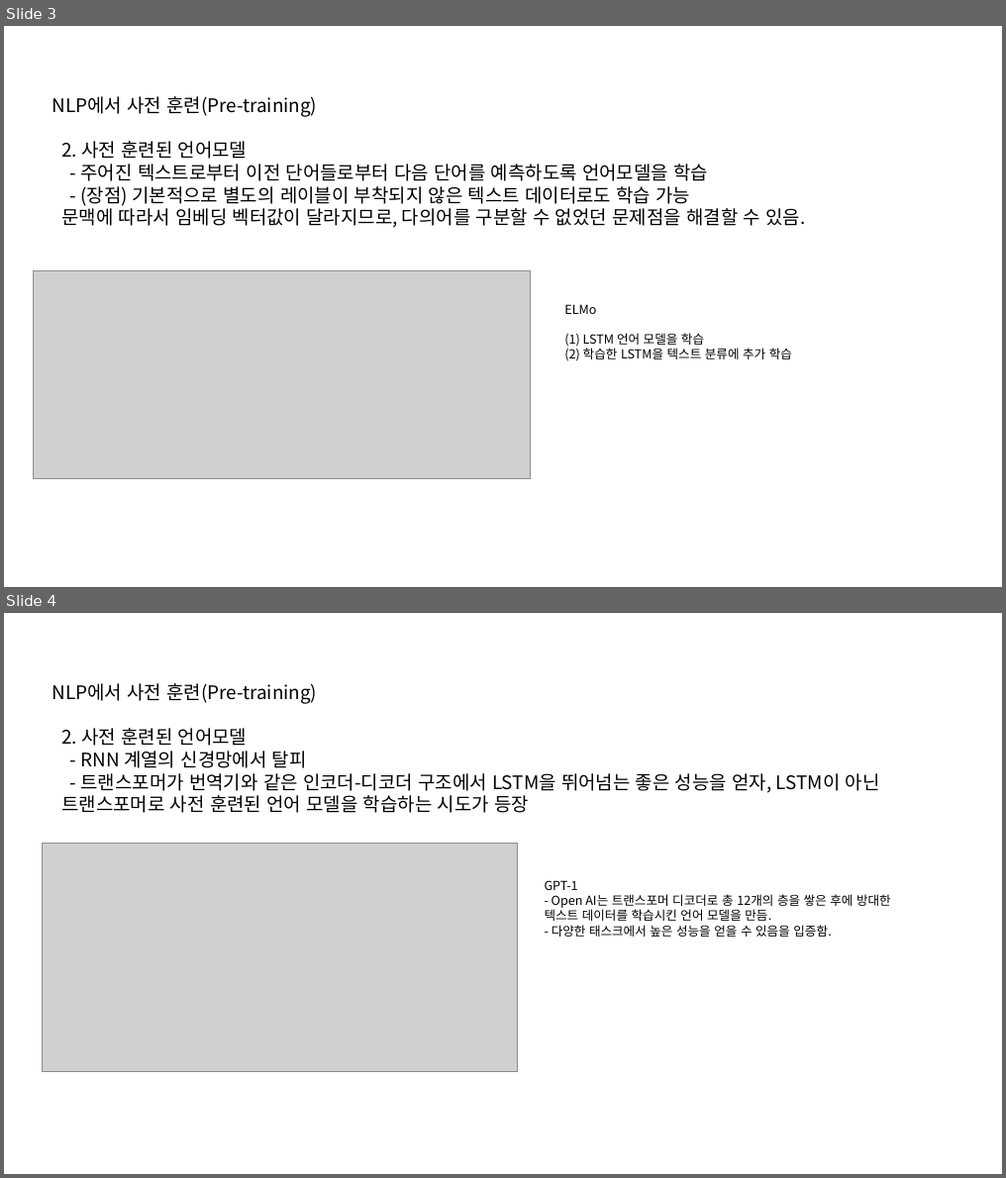
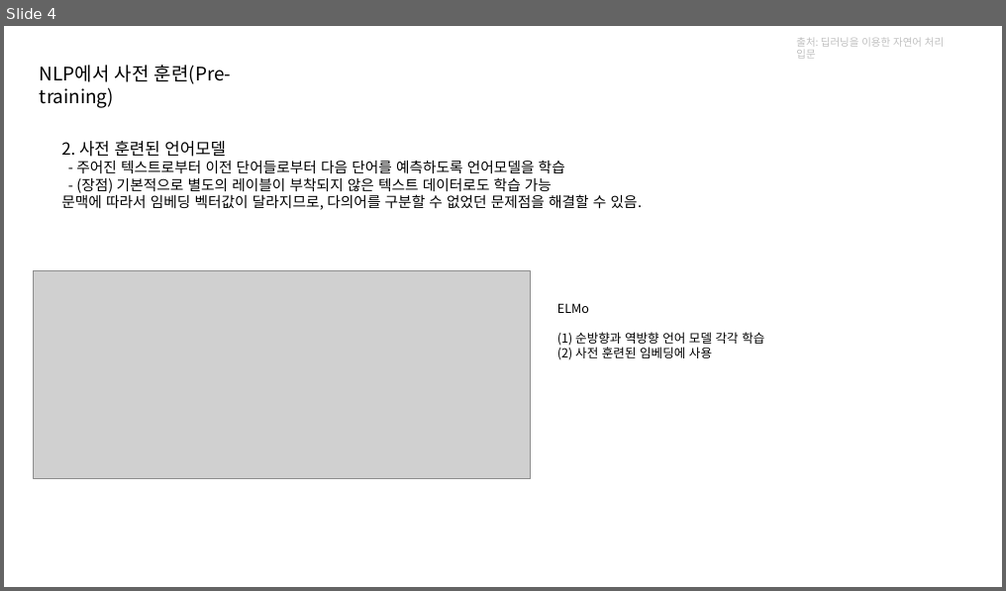
Before and after one commit to kjh8331267/NLP_Study, a slide deck: slide/BERT.pptx. Shown one above the other, each under a label of ours: slides 3 and 4 before the commit, slide 4 after it. The pictures are 1006x1178 and 1006x591 pixels, drawn with LibreOffice and Linux fonts; fonts in the diff are those of the drawing; grey boxes stand for pictures. Boxes give left, top, right and bottom in pixels: in the first picture for what was removed or moved away, otherwise in the second. Text is boxed around its words. In the diff, an @@ line names an element or a change of style, - is before the commit and + after.

```diff
--- a/slide/BERT.pptx
+++ b/slide/BERT.pptx
@@ slide 4 removed at (4,613,1002,1174), background #FFFFFF @@
@@ text removed at (52,683,317,704) @@
-NLP에서 사전 훈련(Pre-training)
@@ text removed at (61,728,880,813) @@
-2. 사전 훈련된 언어모델
-- RNN 계열의 신경망에서 탈피
-- 트랜스포머가 번역기와 같은 인코더-디코더 구조에서 LSTM을 뛰어넘는 좋은 성능을 얻자, LSTM이 아닌 트랜스포머로 사전 훈련된 언어 모델을 학습하는 시도가 등장
@@ picture removed at (43,844,518,1072) @@
@@ text removed at (545,880,891,937) @@
-GPT-1
-- Open AI는 트랜스포머 디코더로 총 12개의 층을 쌓은 후에 방대한 텍스트 데이터를 학습시킨 언어 모델을 만듬.
-- 다양한 태스크에서 높은 성능을 얻을 수 있음을 입증함.
@@ what was slide 3 is now slide 4 @@
@@ slide 4 changed as well @@
@@ text added at (796,38,944,59), 10 pt, text #BFBFBF @@
+출처: 딥러닝을 이용한 자연어 처리 입문
@@ text "NLP에서 사전 훈련(Pre-training)" rewrapped from (52,96,317,117) to (40,65,231,108) @@
@@ text "2. 사전 훈련된 언어모델" at (61,141,643,210): size 18 to 16 pt in "2. 사전 훈련된 언어모델"; size 18 to 14 pt @@
@@ text "ELMo": place and size @@
-text "ELMo" at (564,304,792,362)
+text "ELMo" at (557,303,764,360)
@@ text at (557,332,764,360): text changed @@
-(1) LSTM 언어 모델을 학습
-(2) 학습한 LSTM을 텍스트 분류에 추가 학습
+(1) 순방향과 역방향 언어 모델 각각 학습
+(2) 사전 훈련된 임베딩에 사용
```
Also in this commit, not shown: 5 other slides changed, 3 slides added, 1 other file.
